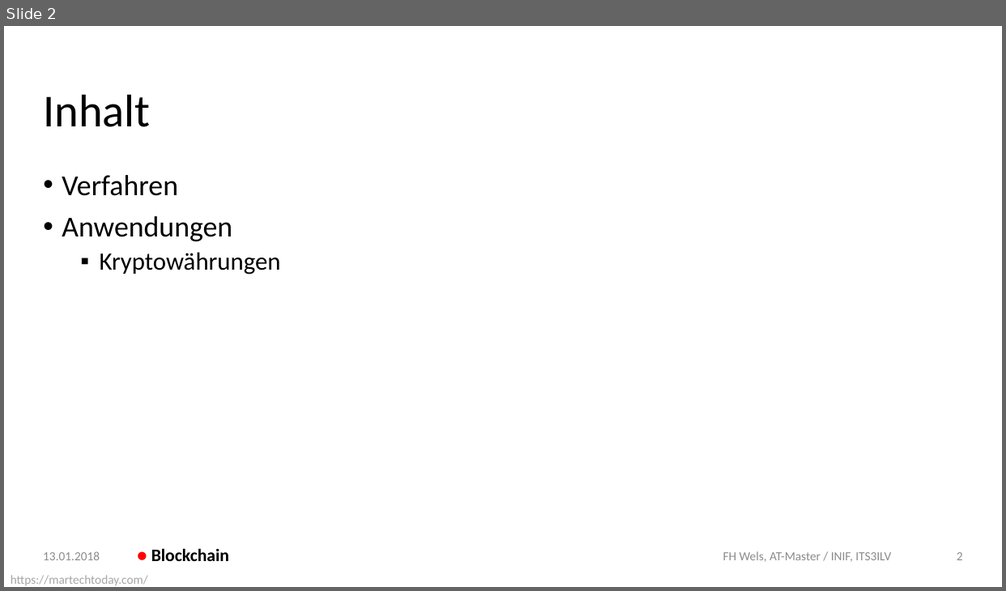
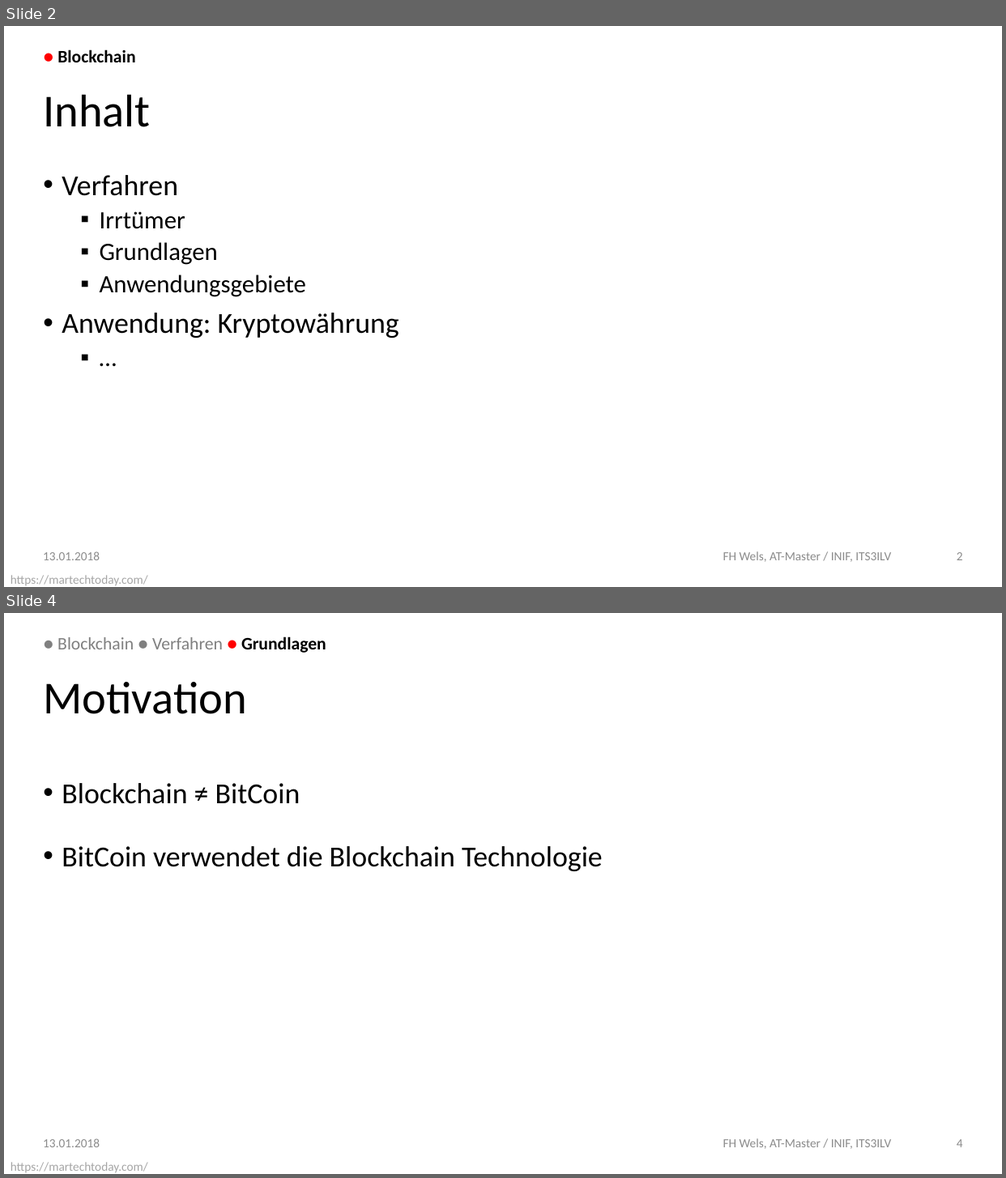
Before and after one commit to DoSchoe/ITS, a slide deck: Präsentation/Blockchain – Technologie.pptx. Shown one above the other, each under a label of ours: slide 2 before the commit, slides 2 and 4 after it; the slides between them are not shown. The pictures are 1006x591 and 1006x1178 pixels, drawn with LibreOffice and Linux fonts; fonts in the diff are those of the drawing; background and template pictures are left out. Boxes give left, top, right and bottom in pixels: in the first picture for what was removed or moved away, otherwise in the second. Text is boxed around its words. In the diff, an @@ line names an element or a change of style, - is before the commit and + after.

```diff
--- a/Präsentation/Blockchain – Technologie.pptx
+++ b/Präsentation/Blockchain – Technologie.pptx
@@ slide 4 added at (4, 613, 1002, 1174), background picture (left out); not listed: 1 template element that a slide beside it also shows @@
@@ text added at (57, 636, 326, 653), 16 pt, text #808080 @@
+● Blockchain ● Verfahren ● Grundlagen
@@ title added at (43, 682, 247, 714), 41.6 pt, text #000000 @@
+Motivation
@@ text added at (62, 783, 603, 871), 26.5 pt, text #000000 @@
+• Blockchain ≠ BitCoin
+• BitCoin verwendet die Blockchain Technologie
@@ text added at (43, 1139, 100, 1148), 11.3 pt, text #8C8C8C @@
+13.01.2018
@@ text added at (723, 1139, 891, 1149), 11.3 pt, text #8C8C8C @@
+FH Wels, AT-Master / INIF, ITS3ILV
@@ page number added at (957, 1139, 963, 1148), 11.3 pt, text #8C8C8C @@
+4
@@ slide 2 changed as well @@
@@ text "● Blockchain": place and size @@
-text "● Blockchain" at (151, 548, 229, 561)
+text "● Blockchain" at (57, 49, 135, 62)
@@ text at (62, 211, 399, 338): text changed @@
-• Anwendungen
-  ▪ Kryptowährungen
+  ▪ Irrtümer
+  ▪ Grundlagen
+  ▪ Anwendungsgebiete
+• Anwendung: Kryptowährung
+  ▪ …
```
Also in this commit, not shown: 1 other slide changed, 4 other slides added, 3 other files.
